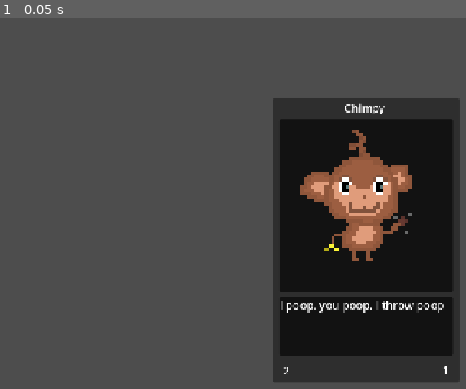
Above: before the commit, frame 1.
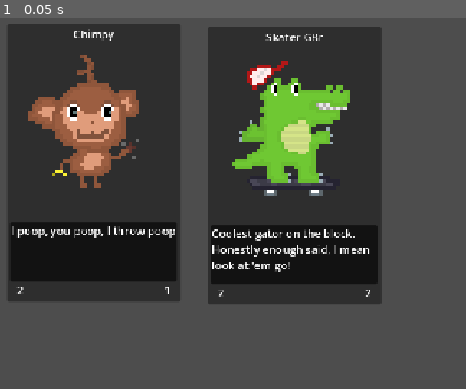
Above: after the commit, the same moment.

Repository: PenguinHat301/TurnsCardGame
Game: Godot game, scene res://main.tscn
Two runs of this game, one before a commit and one after it. Both use one fixed random seed, a clock stepped at 60 frames per second and the inputs below. The engine's default icon, where the game draws it, is replaced by a stand-in: a white triangle on a blue panel in a dark square.
Inputs:
- Up to frame 1 (0.05 s): no input

The runs differ from the first frame. In frame 1, 69% of the frame differs, in the area x 1-99%, y 1-99%.

Commit message:
2 cards added

Diff:
--- /dev/null
+++ b/Resources/SkaterG8r.tres
@@ -0,0 +1,14 @@
+[gd_resource type="Resource" script_class="CardData" format=3 uid="uid://bl8woef3tmos2"]
+
+[ext_resource type="Texture2D" uid="uid://cclv4d3fopj6" path="res://Sprites/Skater_G8R.png" id="1_364qx"]
+[ext_resource type="Script" uid="uid://bvg7kblbnvwea" path="res://Scripts/CardData.gd" id="1_euvt4"]
+
+[resource]
+script = ExtResource("1_euvt4")
+cardID = 1
+artWork = ExtResource("1_364qx")
+name = "Skater G8r"
+description = "Coolest gator on the block. Honestly enough said, I mean look at 'em go!"
+healthStat = "2"
+attackStat = "2"
+metadata/_custom_type_script = "uid://bvg7kblbnvwea"
--- /dev/null
+++ b/Scenes/Cards/Chimpy.tscn
@@ -0,0 +1,7 @@
+[gd_scene format=3 uid="uid://bn84875k83g8k"]
+
+[ext_resource type="PackedScene" uid="uid://brm6g2ehob335" path="res://Scenes/card_base.tscn" id="1_3gqe6"]
+[ext_resource type="Resource" uid="uid://cdtgenlj0eica" path="res://Resources/Chimpy.tres" id="2_vlbnx"]
+
+[node name="CardBase" unique_id=1032648314 instance=ExtResource("1_3gqe6")]
+card_data = ExtResource("2_vlbnx")
--- /dev/null
+++ b/Scenes/Cards/SkaterG8r.tscn
@@ -0,0 +1,7 @@
+[gd_scene format=3 uid="uid://dc7jr6j3ed31y"]
+
+[ext_resource type="PackedScene" uid="uid://brm6g2ehob335" path="res://Scenes/card_base.tscn" id="1_t7cu6"]
+[ext_resource type="Resource" uid="uid://bl8woef3tmos2" path="res://Resources/SkaterG8r.tres" id="2_0g826"]
+
+[node name="CardBase" unique_id=1032648314 instance=ExtResource("1_t7cu6")]
+card_data = ExtResource("2_0g826")
--- a/Scenes/Chimpy.tscn
+++ /dev/null
@@ -1,41 +0,0 @@
-[gd_scene format=3 uid="uid://bn84875k83g8k"]
-
-[ext_resource type="PackedScene" uid="uid://brm6g2ehob335" path="res://Scenes/card_base.tscn" id="1_3gqe6"]
-[ext_resource type="Resource" uid="uid://cdtgenlj0eica" path="res://Resources/Chimpy.tres" id="2_vlbnx"]
-
-[node name="CardBase" unique_id=1032648314 instance=ExtResource("1_3gqe6")]
-card_data = ExtResource("2_vlbnx")
-ID = 0
-cardID = 0
-
-[node name="Artwork" parent="." index="0" unique_id=1874860272]
-z_index = 1
-
-[node name="Name" parent="." index="1" unique_id=250649579]
-z_index = 1
-
-[node name="Description" parent="." index="2" unique_id=1799107046]
-z_index = 1
-theme_override_colors/font_selected_color = Color(1, 1, 1, 0)
-
-[node name="HealthLabel" parent="." index="3" unique_id=1154159264]
-z_index = 1
-offset_left = 3.0
-offset_top = 377.0
-offset_right = 37.0
-offset_bottom = 407.0
-
-[node name="AttackLabel" parent="." index="4" unique_id=1181232507]
-z_index = 1
-offset_left = 232.0
-offset_top = 376.0
-offset_right = 266.0
-offset_bottom = 406.0
-
-[node name="Panel" type="Panel" parent="." index="7" unique_id=810033852]
-modulate = Color(0, 0, 0, 1)
-layout_mode = 0
-offset_left = 10.0
-offset_top = 30.0
-offset_right = 260.0
-offset_bottom = 280.0
--- a/Scenes/card_base.tscn
+++ b/Scenes/card_base.tscn
@@ -7,31 +7,31 @@
 layout_mode = 3
 anchor_right = 0.23300001
 anchor_bottom = 0.63100004
-offset_right = -0.41601563
-offset_bottom = 0.111968994
+offset_right = -18.416016
+offset_bottom = -8.888031
 grow_horizontal = 2
 grow_vertical = 2
+size_flags_horizontal = 3
+size_flags_vertical = 3
 script = ExtResource("1_s20b5")
-ID = null
-cardID = null
 
 [node name="Artwork" type="TextureRect" parent="." unique_id=1874860272]
+z_index = 1
 layout_mode = 1
 anchors_preset = -1
 anchor_right = 1.0
 anchor_bottom = 1.0
-offset_left = 10.0
 offset_top = 30.0
-offset_right = -8.0
-offset_bottom = -129.0
+offset_bottom = -120.0
 texture = ExtResource("1_lof8i")
 
 [node name="Name" type="RichTextLabel" parent="." unique_id=250649579]
+z_index = 1
 layout_mode = 0
-offset_left = 9.0
-offset_top = 2.0
-offset_right = 257.0
-offset_bottom = 22.0
+offset_left = -1.0
+offset_top = 3.0
+offset_right = 250.0
+offset_bottom = 23.0
 text = "Placeholder Name
 "
 scroll_active = false
@@ -39,41 +39,46 @@
 vertical_alignment = 1
 
 [node name="Description" type="RichTextLabel" parent="." unique_id=1799107046]
+z_index = 1
 layout_mode = 0
-offset_left = 10.0
+offset_left = 5.0
 offset_top = 286.0
-offset_right = 260.0
+offset_right = 246.0
 offset_bottom = 371.0
 text = "Placeholder Description"
+fit_content = true
 
 [node name="HealthLabel" type="RichTextLabel" parent="." unique_id=1154159264]
+z_index = 1
 layout_mode = 0
-offset_top = 380.0
-offset_right = 34.0
-offset_bottom = 410.0
+offset_left = 2.0
+offset_top = 368.0
+offset_right = 36.0
+offset_bottom = 398.0
 text = "P"
 horizontal_alignment = 1
 vertical_alignment = 1
 
 [node name="AttackLabel" type="RichTextLabel" parent="." unique_id=1181232507]
+z_index = 1
 layout_mode = 0
-offset_left = 235.0
-offset_top = 379.0
-offset_right = 269.0
-offset_bottom = 409.0
+offset_left = 214.0
+offset_top = 368.0
+offset_right = 248.0
+offset_bottom = 398.0
 text = "P"
 horizontal_alignment = 1
 vertical_alignment = 1
 
 [node name="Background" type="Panel" parent="." unique_id=1199886427]
 layout_mode = 0
-offset_right = 269.0
-offset_bottom = 409.0
+offset_right = 250.0
+offset_bottom = 400.0
 
 [node name="DesPanel" type="Panel" parent="." unique_id=1832696941]
 modulate = Color(0, 0, 0, 1)
 layout_mode = 0
-offset_left = 10.0
+offset_left = 4.0
 offset_top = 286.0
-offset_right = 260.0
+offset_right = 244.0
 offset_bottom = 371.0
--- a/main.tscn
+++ b/main.tscn
@@ -1,8 +1,13 @@
 [gd_scene format=3 uid="uid://cqow47bch5ocs"]
 
-[ext_resource type="PackedScene" uid="uid://bn84875k83g8k" path="res://Scenes/Chimpy.tscn" id="1_ig7tw"]
+[ext_resource type="PackedScene" uid="uid://bn84875k83g8k" path="res://Scenes/Cards/Chimpy.tscn" id="1_ig7tw"]
+[ext_resource type="PackedScene" uid="uid://dc7jr6j3ed31y" path="res://Scenes/Cards/SkaterG8r.tscn" id="2_0xm2m"]
 
 [node name="Main" type="Node" unique_id=1823231389]
+
+[node name="GameManager" type="Node" parent="." unique_id=1584684658]
+
+[node name="TurnManager" type="Node" parent="." unique_id=235612690]
 
 [node name="Players" type="Node" parent="." unique_id=1558427259]
 
@@ -14,17 +19,23 @@
 offset_right = 40.0
 offset_bottom = 40.0
 
-[node name="TurnManager" type="Node" parent="." unique_id=235612690]
-
-[node name="GameManager" type="Node" parent="." unique_id=1584684658]
-
 [node name="GlobalCardList" type="Node" parent="." unique_id=984331383]
 
 [node name="GameCamera" type="Camera2D" parent="." unique_id=714661369]
 position = Vector2(580, 324)
 
 [node name="CardBase" parent="." unique_id=1032648314 instance=ExtResource("1_ig7tw")]
-offset_left = 407.792
-offset_top = 186.0
-offset_right = 407.37598
-offset_bottom = 186.11197
+anchor_right = 0.147
+anchor_bottom = 0.448
+offset_left = 26.0
+offset_top = 79.0
+offset_right = 106.656006
+offset_bottom = 188.69598
+size_flags_horizontal = 1
+size_flags_vertical = 1
+
+[node name="CardBase2" parent="." unique_id=608714116 instance=ExtResource("2_0xm2m")]
+offset_left = 315.0
+offset_top = 83.0
+offset_right = 296.58398
+offset_bottom = 74.11197
Binary file added: Sprites/Skater_G8R.png
Not shown, added: Sprites/Skater_G8R.png.import
